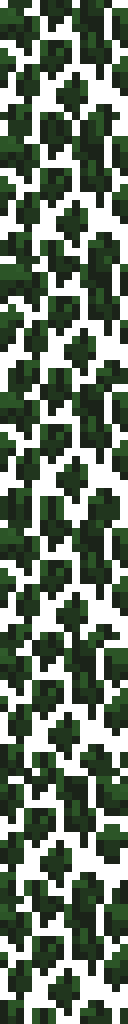
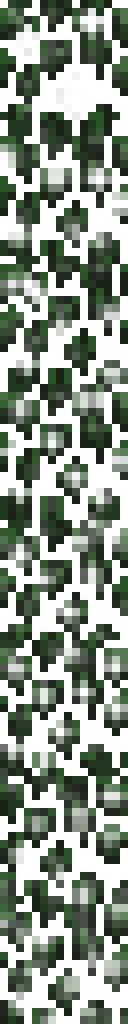
Layered file, before and after one edit (128 × 1024). Changes by layer:
added layer "Copie de Visible" above "Visible" over [0, 0, 128, 1024]
hid "Copie de Copie de Copie de Copie de Copie de Copie de Copie de Copie de Copie d…" (2nd of 6) over [0, 768, 56, 776]
hid "Copie de Copie de Copie de Copie de Copie de Copie de Copie de Copie de Copie d…" (3rd of 6) over [120, 904, 128, 1024]
hid "Copie de Copie de Copie de Copie de Copie de Copie de Copie de Copie de Copie d…" (4th of 6) over [112, 784, 128, 904]
hid "Copie de Copie de Copie de Copie de Copie de Copie de Copie de Copie de Copie d…" (5th of 6) over [120, 648, 128, 728]
hid "Copie de Copie de Copie de Copie de Copie de Copie de Copie de Copie de Copie d…" (6th of 6) over [24, 512, 104, 520]
hid "Copie de Copie de Copie de Copie de Copie de Copie de Copie de Copie de default…" over [0, 272, 8, 344]
hid "Copie de Copie de Copie de Copie de Copie de Copie de Copie de default_leaves.p…" over [40, 120, 48, 128]
hid "Copie de Copie de Copie de Copie de Copie de Copie de default_leaves.png" over [0, 128, 128, 256]
hid "Copie de Copie de Copie de Copie de Copie de default_leaves.png" over [8, 256, 128, 384]
hid "Copie de Copie de Copie de Copie de default_leaves.png" over [0, 0, 128, 120]
hid "Copie de Copie de Copie de default_leaves.png" over [0, 520, 128, 640]
hid "Copie de Copie de default_leaves.png" over [0, 640, 120, 768]
hid "Copie de default_leaves.png" over [0, 776, 112, 896]
hid "default_leaves.png" over [0, 896, 120, 1024]
hid "default_leaves.png #1" over [0, 384, 128, 512]
